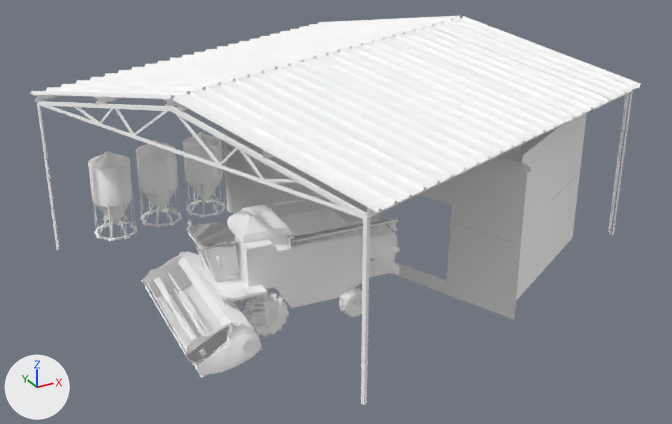
The glTF model public/models/fazenda/Galpao.glb as it was, and as the next commit left it.
Both versions are drawn from a 50 mm camera at (5.2, -6.7, 16.4) aimed at (21.8, 23.3, 1.4). Every picture has the same lights, and +X, +Y and +Z are marked at lower left. Where no turn or scale is listed for an object, it has been applied to the vertices. Vertices at the same position are counted once.

Before the edit, the objects in view are built like this:
```python
ob_galpao_colheitadeira_ok___ao_001 = bpy.data.objects.new('Galpao Colheitadeira ok - AO.001', me_mesh_001)
ob_galpao_colheitadeira_ok___ao_001.location = (17.47, 19.52, -0.01)
ob_galpao_colheitadeira_ok___ao_002 = bpy.data.objects.new('Galpao Colheitadeira ok - AO.002', me_mesh_002)
ob_galpao_colheitadeira_ok___ao_002.location = (17.47, 19.52, -0.01)
ob_galpao_colheitadeira_ok___ao_003 = bpy.data.objects.new('Galpao Colheitadeira ok - AO.003', me_mesh_003)
ob_galpao_colheitadeira_ok___ao_003.location = (17.47, 19.52, -0.01)
ob_galpao_estrutura_ok___comb = bpy.data.objects.new('Galpao Estrutura ok - Comb', me_object_0_004)
ob_galpao_estrutura_ok___comb.location = (26.97, 34.11, -0.15)
ob_galpao_estrutura_ok___comb_001 = bpy.data.objects.new('Galpao Estrutura ok - Comb.001', me_object_0_001)
ob_galpao_estrutura_ok___comb_001.location = (26.97, 34.11, -0.15)
ob_galpão_parede_ok___comb = bpy.data.objects.new('Galpão Parede ok - Comb', me_house_mat_4_0_023)
ob_galpão_parede_ok___comb.location = (29.68, 16.87, -0.89)
ob_galpão_parede_ok___comb_001 = bpy.data.objects.new('Galpão Parede ok - Comb.001', me_house_mat_4_0_003)
ob_galpão_parede_ok___comb_001.location = (29.68, 16.87, -0.89)
ob_silo1___ok___ao = bpy.data.objects.new('Silo1 - ok - AO', me_cylinder_001)
ob_silo1___ok___ao.location = (13.37, 28.66, -0.0217)
ob_silo1___ok___ao.rotation_euler = (0.0, 0.0, -1.298)  # degrees (0, 0, -74)
ob_silo1___ok___ao.scale = (0.21, 0.21, 0.21)
ob_silo3____ok___ao = bpy.data.objects.new('Silo3  - ok - AO', me_cylinder_011)
ob_silo3____ok___ao.location = (15.47, 29.04, -0.0217)
ob_silo3____ok___ao.rotation_euler = (0.0, 0.0, -1.298)  # degrees (0, 0, -74)
ob_silo3____ok___ao.scale = (0.21, 0.21, 0.21)
# me_mesh_001
# before: 1320 (-3.73, -0.64, 0.91) at pixel (186, 321), 1331 (-3.92, -0.63, 0.83) at pixel (181, 324), 1332 (-3.73, -0.64, 0.91) at pixel (186, 321), 1333 (-3.62, 1.11, 0.93) at pixel (171, 297), 1338 (-3.55, -0.68, 0.34)
# before: 1345 (-3.55, -0.68, 0.34), 1346 (-3.7, -0.66, 0.65), 1347 (-3.55, -0.65, 0.34), 1373 (-3.65, -2.34, 0.34), 1408 (-3.57, -0.68, 0.38)
# also in view: 'Silo2  - ok - AO' at (18.5, 29.2, 1.7)
```
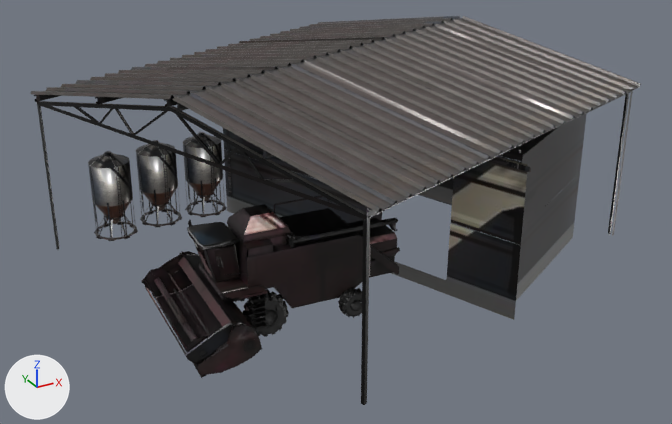
Where the newer file only moved an object's origin or applied its transform, the numbers keep the older frame.

The change, as a list of edits to the scene's bpy script:
```text
Change me_mesh_001:
    verts and faces of me_mesh_001; kept vertices keep their numbers, new ones are numbered from 2437
    remove me_mesh_001.from_pydata(...)  # 2437 vertices, 1975 faces; spans x -4.45..4.21, y -2.78..3.08, z -0.12..3.98
    add me_mesh_001.from_pydata(...)  # 2434 vertices, 1975 faces; spans x -4.45..4.21, y -2.78..3.08, z -0.12..3.98
    me_mesh_001 part 1
    add delete_vertices([1332, 1345])  # with the faces that use them
    add faces += [(1320, 1333, 1331), (1338, 1347, 1346), (1338, 1408, 1373)]
    me_mesh_001 part 2: 1970 faces spanning x -4.45..4.21, y -2.78..3.08, z -0.12..3.98 switch from mat_colheitadeira (white #ffffff) to mat_m_colheitadeira (picture img_t_colheitadeira_albedo)
Change me_mesh_002:
    where me_mesh_002.from_pydata(...)  # 467 vertices, 492 faces; spans x -1.86..2.54, y -1.87..-0.88, z 0.0..1.57
    remove me_mesh_002.materials.append(mat_colheitadeira_roda)  # white #ffffff
    add me_mesh_002.materials.append(mat_m_colheitadeira)  # picture img_t_colheitadeira_albedo
Change me_mesh_003:
    where me_mesh_003.from_pydata(...)  # 90 vertices, 66 faces; spans x -4.45..3.88, y -2.57..1.23, z 0.5..3.39
    remove me_mesh_003.materials.append(mat_colheitadeira_metal)  # white #ffffff
    add me_mesh_003.materials.append(mat_m_colheitadeira)  # picture img_t_colheitadeira_albedo
Change me_object_0_004:
    where me_object_0_004.from_pydata(...)  # 602 vertices, 948 faces; spans x -15.2..5.6, y -20.8..0.0, z 0.0..7.9
    remove me_object_0_004.materials.append(mat_galpao_pernas)  # white #ffffff
    add me_object_0_004.materials.append(mat_m_galpão)  # picture img_t_galpão_albedo
Change me_object_0_001:
    where me_object_0_001.from_pydata(...)  # 4518 vertices, 9749 faces; spans x -15.4..5.8, y -21.1..0.4, z 0.0..8.0
    remove me_object_0_001.materials.append(mat_galpao_telhado)  # white #ffffff
    me_object_0_001 part 4: texture (UV) coordinates of 9749 of 9749 faces, centred in x -15.3..5.6, y -20.9..0.1, z 0.0..7.9, changed; they spanned u 0.0..1.0, v 0.0..1.0 and now span u 0.0..0.5, v 0.5..1.0
    add me_object_0_001.materials.append(mat_m_galpão)  # picture img_t_galpão_albedo
Change me_house_mat_4_0_023:
    where me_house_mat_4_0_023.from_pydata(...)  # 168 vertices, 260 faces; spans x -9.8..2.1, y -0.8..18.5, z 0.1..6.1
    me_house_mat_4_0_023 part 3: 254 faces spanning x -9.8..2.1, y -0.8..18.5, z 0.1..6.1 switch from mat_galpão_madeira_paredes (white #ffffff) to mat_m_galpão (picture img_t_galpão_albedo)
Change me_house_mat_4_0_003:
    where me_house_mat_4_0_003.from_pydata(...)  # 31 vertices, 17 faces; spans x -9.81..-4.53, y -1.02..13.3, z 0.94..6.18
    remove me_house_mat_4_0_003.materials.append(mat_galpão_madeira_bordas)  # white #ffffff
    add me_house_mat_4_0_003.materials.append(mat_m_galpão)  # picture img_t_galpão_albedo
Change me_cylinder_001:
    where me_cylinder_001.from_pydata(...)  # 1411 vertices, 1716 faces; spans x -3.7..4.9, y 0.0..8.5, z 0.0..16.8
    used by ob_silo1___ok___ao; location = (13.37, 28.66, -0.0217); rotation_euler = (0.0, 0.0, -1.298), in degrees (0, 0, -74); scale = (0.21, 0.21, 0.21)
    remove me_cylinder_001.materials.append(mat_clima_metal)  # white #ffffff
    me_cylinder_001 part 5: the whole mesh is turned -74.4 degrees about the z axis through the mesh origin and scaled by 0.21
    add me_cylinder_001.materials.append(mat_m_galpão)  # picture img_t_galpão_albedo
Change ob_silo1___ok___ao:
    ob_silo1___ok___ao.rotation_euler: (0.0, 0.0, -1.298) -> (0.0, 0.0, 0.0)  # degrees (0, 0, -74) -> degrees (0, 0, 0)
    ob_silo1___ok___ao.scale: (0.21, 0.21, 0.21) -> (1.0, 1.0, 1.0)
Change ob_silo2____ok___ao:
    ob_silo2____ok___ao: bpy.data.objects.new('Silo2  - ok - AO', me_cylinder_012) -> bpy.data.objects.new('Silo2  - ok - AO', me_cylinder_001)
    add ob_silo2____ok___ao.parent = ob_galpão
    ob_silo2____ok___ao.rotation_euler: (0.0, 0.0, -1.298) -> (0.0, 0.0, 0.0)  # degrees (0, 0, -74) -> degrees (0, 0, 0)
    ob_silo2____ok___ao.scale: (0.21, 0.21, 0.21) -> (1.0, 1.0, 1.0)
Change ob_silo3____ok___ao:
    ob_silo3____ok___ao: bpy.data.objects.new('Silo3  - ok - AO', me_cylinder_011) -> bpy.data.objects.new('Silo3  - ok - AO', me_cylinder_001)
    add ob_silo3____ok___ao.parent = ob_galpão
    ob_silo3____ok___ao.rotation_euler: (0.0, 0.0, -1.298) -> (0.0, 0.0, 0.0)  # degrees (0, 0, -74) -> degrees (0, 0, 0)
    ob_silo3____ok___ao.scale: (0.21, 0.21, 0.21) -> (1.0, 1.0, 1.0)
Add ob_galpão:
    ob_galpão = bpy.data.objects.new('Galpão', None)
    ob_galpão.location = (0.0, 0.0, 0.0)
```

Changed parts and their boxes [x1, y1, x2, y2] in the pictures (672 x 424 px; the box of a moved part takes in the faces that stretch with it):
'Galpao Estrutura ok - Comb.001', recoloured, surface changed (white to grey): [31, 16, 641, 249] in both
'Galpao Estrutura ok - Comb', recoloured (white to black): [37, 90, 633, 405] in both
'Silo1 - ok - AO', turned, rescaled: [88, 151, 138, 241] in both
'Silo3  - ok - AO', moved, turned, rescaled: [136, 140, 182, 227] in both
'Galpao Colheitadeira ok - AO.003', recoloured (grey to black): [185, 218, 398, 362] in both
'Silo2  - ok - AO', moved, turned, rescaled: [183, 132, 227, 217] in both
'Galpao Colheitadeira ok - AO.002', recoloured (grey to black): [245, 287, 362, 337] in both
'Galpão Parede ok - Comb.001', recoloured (grey to black): [226, 130, 531, 196] in both
part 1 of me_mesh_001, moved or reshaped: [172, 299, 186, 324] in both
part 2 of me_mesh_001, recoloured (grey to black): [141, 195, 400, 378] in both
part 3 of me_house_mat_4_0_023, recoloured (grey to black): [223, 113, 587, 320] in both
part 5 of me_cylinder_001, moved or reshaped: before [88, 151, 138, 241]; after [88, 132, 227, 241]
